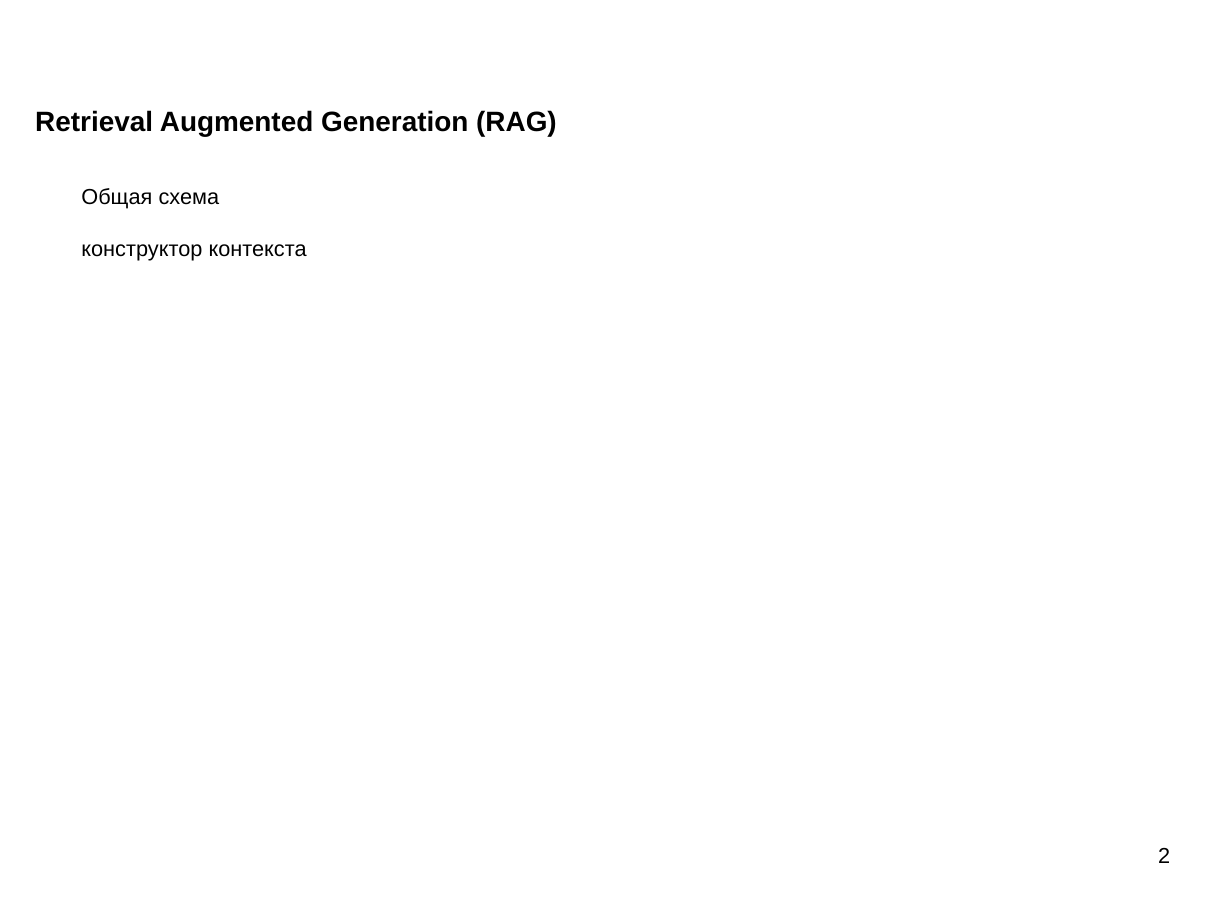
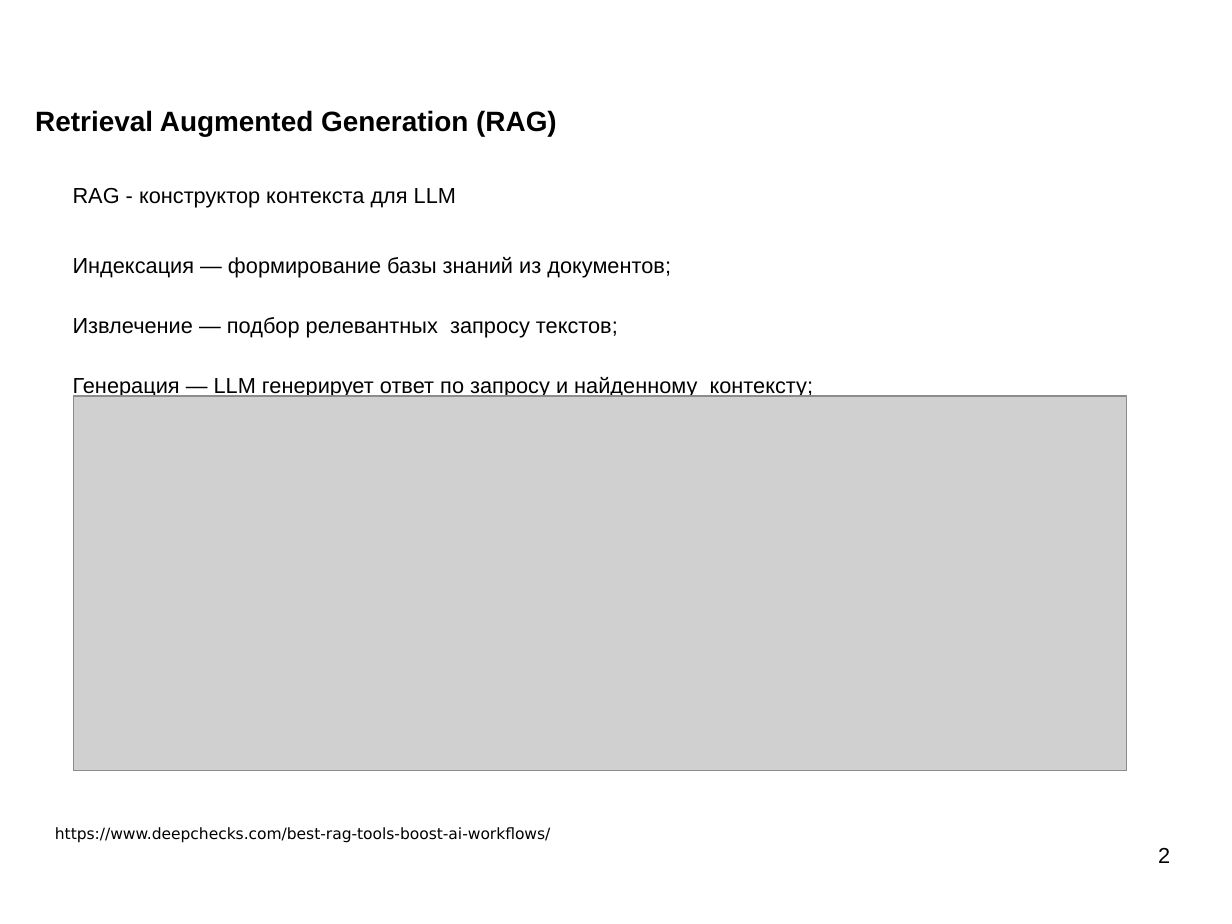
Before and after one commit to mechanoid5/ml_nlp_2025_I, a slide deck: slide 2 of 11-rag.odp. Drawn at 1232x924 pixels with LibreOffice and Linux fonts; fonts in the diff are those of the drawing; grey boxes stand for pictures; background and template pictures are left out. Boxes give left, top, right and bottom in pixels: in the first picture for what was removed or moved away, otherwise in the second. Text is boxed around its words. In the diff, an @@ line names an element or a change of style, - is before the commit and + after.

```diff
--- a/11-rag.odp
+++ b/11-rag.odp
@@ text at (x1=73, y1=188, x2=813, y2=398): text changed @@
-Общая схема
-конструктор контекста
+RAG - конструктор контекста для LLM
+Индексация — формирование базы знаний из документов;
+Извлечение — подбор релевантных запросу текстов;
+Генерация — LLM генерирует ответ по запросу и найденному контексту;
@@ picture added at (x1=74, y1=396, x2=1127, y2=770) @@
@@ text added at (x1=55, y1=827, x2=550, y2=843), 10 pt, text #000000 @@
+https://www.deepchecks.com/best-rag-tools-boost-ai-workflows/
```
Also in this commit, not shown: 5 other slides changed.
